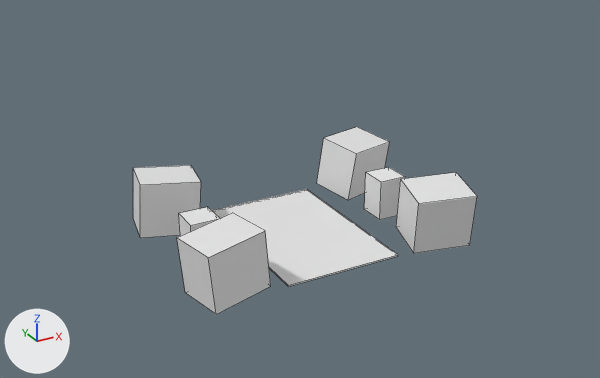
A saved change to the Blender file Scenes/GothicLibrary.blend.
One viewpoint serves both versions: a 50 mm camera at (-24.3, -44.4, 25.4) aimed at (0.5, 0.7, 2.9). Arrows for +X, +Y and +Z are at lower left; the lights stay in place. Mesh edges are drawn as thin lines.

In view in the first picture: 'Chair', 'Chair.001', 'Chair.002', 'Chair.003', 'Floor Rug', 'Table', 'Table.001'.
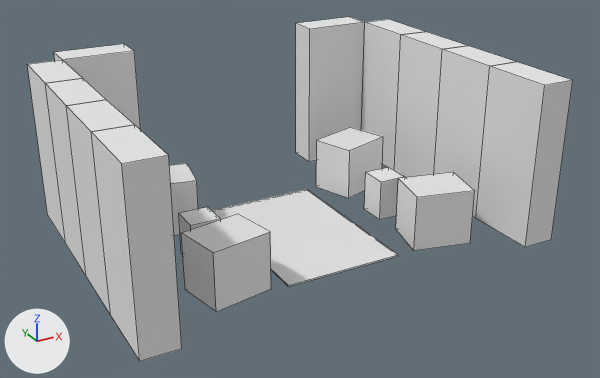
Where the change shows, as pixel boxes [x1, y1, x2, y2] in the pictures (600 x 378 px):
'Bookshelf-110x23x50.009', added
    after: [91, 125, 182, 361]
'Bookshelf-110x23x50.003', added
    after: [476, 62, 573, 247]
'Bookshelf-110x23x50.004', added
    after: [296, 17, 365, 162]
'Chair.001', turned
    before: [177, 213, 271, 314]
    after: [182, 214, 271, 312]
'Bookshelf-110x23x50.002', added
    after: [434, 46, 516, 218]
'Bookshelf-110x23x50.001', added
    after: [394, 32, 468, 177]
'Chair.003', turned
    before: [396, 173, 477, 253]
    after: [396, 172, 475, 250]
'Bookshelf-110x23x50.008', added
    after: [66, 99, 134, 315]
'Bookshelf-110x23x50', added
    after: [361, 19, 426, 170]
'Chair', turned
    before: [133, 165, 201, 238]
    after: [169, 163, 198, 235]
'Bookshelf-110x23x50.007', added
    after: [45, 78, 106, 275]
'Chair.002', turned
    before: [317, 127, 390, 200]
    after: [316, 127, 383, 198]
'Bookshelf-110x23x50.005', added
    after: [54, 44, 141, 130]
'Bookshelf-110x23x50.006', added
    after: [27, 60, 82, 244]

What the commit changed:
Material 'Material' (mat_material) is new.
Its base color is (0.8, 0.8, 0.8) (white #e7e7e7).
Mesh me_cube_005 is new.
It is a box spanning x 0.0..4.6, y 0.0..2.3, z 0.0..9.7.
It uses material mat_material (white #e7e7e7).
Object 'Chair.003' (ob_chair_003) turns from (-7, 0.7, -194) to (0, 0, -194) degrees about x, y and z.
Object 'Chair.002' (ob_chair_002) turns from (-7.9, -2.4, -161) to (0, 0, -161) degrees about x, y and z.
Object 'Chair.001' (ob_chair_001) turns from (-0.3, -5.1, 11) to (0, 0, 11) degrees about x, y and z.
Object 'Chair' (ob_chair) turns from (-0.6, 4.6, -10) to (0, 0, -10) degrees about x, y and z.
Object 'Bookshelf-110x23x50' (ob_bookshelf_110x23x50) is new; it shows me_cube_005.
Its parent is ob_bookshelves_110x23x50.
Its location is (12.0, 10.0, 0.0).
Its rotation in degrees is (0, 0, -90).
Its scale is (1.09, 1.0, 1.13).
Object 'Bookshelves-110x23x50' (ob_bookshelves_110x23x50) is new.
Its location is (0.0, 1.0, 0.0).
Object 'Bookshelf-110x23x50.001' (ob_bookshelf_110x23x50_001) is new; it shows a copy of me_cube_005.
Its parent is ob_bookshelves_110x23x50.
Its location is (12.0, 5.0, 0.0).
Its rotation in degrees is (0, 0, -90).
Its scale is (1.09, 1.0, 1.13).
Object 'Bookshelf-110x23x50.002' (ob_bookshelf_110x23x50_002) is new; it shows a copy of me_cube_005.
Its parent is ob_bookshelves_110x23x50.
Its location is (12.0, 0.0, 0.0).
Its rotation in degrees is (0, 0, -90).
Its scale is (1.09, 1.0, 1.13).
Object 'Bookshelf-110x23x50.003' (ob_bookshelf_110x23x50_003) is new; it shows a copy of me_cube_005.
Its parent is ob_bookshelves_110x23x50.
Its location is (12.0, -5.0, 0.0).
Its rotation in degrees is (0, 0, -90).
Its scale is (1.09, 1.0, 1.13).
Object 'Bookshelf-110x23x50.004' (ob_bookshelf_110x23x50_004) is new; it shows a copy of me_cube_005.
Its parent is ob_bookshelves_110x23x50.
Its location is (7.0, 10.0, 0.0).
Its scale is (1.09, 1.0, 1.13).
Object 'Bookshelf-110x23x50.005' (ob_bookshelf_110x23x50_005) is new; it shows a copy of me_cube_005.
Its parent is ob_bookshelves_110x23x50.
Its location is (-12.0, 10.0, 0.0).
Its scale is (1.09, 1.0, 1.13).
Object 'Bookshelf-110x23x50.006' (ob_bookshelf_110x23x50_006) is new; it shows a copy of me_cube_005.
Its parent is ob_bookshelves_110x23x50.
Its location is (-12.0, 5.0, 0.0).
Its rotation in degrees is (0, 0, 90).
Its scale is (1.09, 1.0, 1.13).
Object 'Bookshelf-110x23x50.007' (ob_bookshelf_110x23x50_007) is new; it shows a copy of me_cube_005.
Its parent is ob_bookshelves_110x23x50.
Its location is (-12.0, 0.0, 0.0).
Its rotation in degrees is (0, 0, 90).
Its scale is (1.09, 1.0, 1.13).
Object 'Bookshelf-110x23x50.008' (ob_bookshelf_110x23x50_008) is new; it shows a copy of me_cube_005.
Its parent is ob_bookshelves_110x23x50.
Its location is (-12.0, -5.0, 0.0).
Its rotation in degrees is (0, 0, 90).
Its scale is (1.09, 1.0, 1.13).
Object 'Bookshelf-110x23x50.009' (ob_bookshelf_110x23x50_009) is new; it shows a copy of me_cube_005.
Its parent is ob_bookshelves_110x23x50.
Its location is (-12.0, -10.0, 0.0).
Its rotation in degrees is (0, 0, 90).
Its scale is (1.09, 1.0, 1.13).
